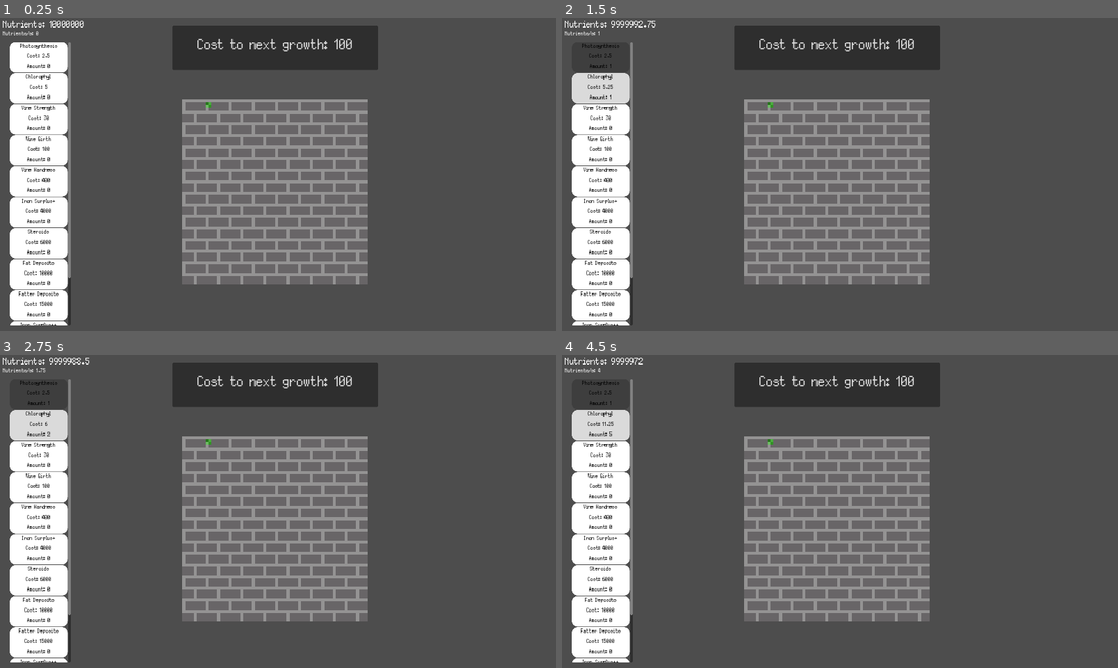
Above: before the commit, frames 1-4 (two rows, left to right).
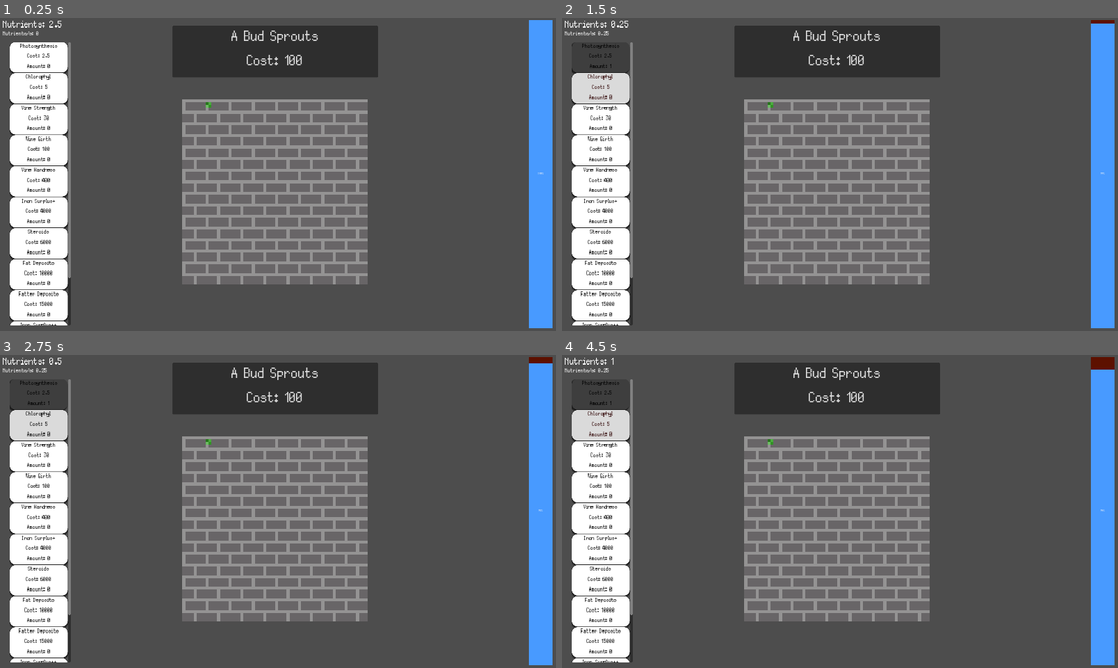
Above: after the commit, the same moments.

Repository: phoenix-of-dawn/dingo-gamejam-2025
Game: Godot game, scene res://Scenes/main.tscn
Two runs of this game, one before a commit and one after it. Both use one fixed random seed, a clock stepped at 60 frames per second and the inputs below. This scene is started directly instead of the project's main scene.
Inputs (mouse positions are in pixels of both pictures, inside the frame that each line leads up to):
- Up to frame 1 (0.25 s): no input
- Up to frame 2 (1.5 s): click "Photosynthesis Cost: 2.5 Amou…" at 0.5 s; click "Chlorophyl Cost: 5 Amount: 0" at 1.25 s
- Up to frame 3 (2.75 s): click (38, 423) at 2 s, where only the run before the commit has a clickable "Chlorophyl Cost: 5.25 Amount:…"
- Up to frame 4 (4.5 s): click (600, 423) at 2.75 s, where only the run before the commit has a clickable "Chlorophyl Cost: 6 Amount: 2"; click (600, 423) at 3.5 s, where only the run before the commit has a clickable "Chlorophyl Cost: 7.25 Amount:…"; click (600, 423) at 4.25 s, where only the run before the commit has a clickable "Chlorophyl Cost: 9 Amount: 4"

The runs differ from the first frame. In frame 1, 6.0% of the frame differs, in the area x 1-100%, y 0-100%; in frame 2, 6.1%; in frame 3, 6.0%; in frame 4, 6.1%.

Commit message:
ADDED WATER

Diff:
--- a/dingo-gamejam/Scenes/growth_checker.gd
+++ b/dingo-gamejam/Scenes/growth_checker.gd
@@ -14,8 +14,25 @@
 	500000,
 	750000,
 	1000000,
-	1500000,
+	1250000,
 	2000000,
+]
+var growth_names: Array = [
+	"A Bud Sprouts",
+	"Taking Over",
+	"Do You Know the Definition of Insanity?",
+	"Tear Down the Wall",
+	"World, Here I Come!",
+	20000,
+	50000,
+	100000,
+	150000,
+	250000,
+	500000,
+	750000,
+	"",
+	1250000,
+	"The Destroyer of World",
 ]
 var growth_cost = growth_costs[0]
 var current_growth = 1
@@ -24,7 +41,7 @@
 signal win
 
 func _ready() -> void:
-	text = "Cost to next growth: " + str(growth_costs[0])
+	text = str(growth_names[current_growth - 1]) + "\nCost: " + str(growth_cost)
 
 func _on_pressed() -> void:
 	var nutrients = get_parent().get_parent().get_node("Nutrients").nutrients
@@ -36,4 +53,4 @@
 		else:
 			grow.emit(current_growth, growth_cost)
 			growth_cost = growth_costs[current_growth - 1]
-			text = "Cost to next growth: " + str(growth_costs[current_growth - 1])
+			text = str(growth_names[current_growth - 1]) + "\nCost: " + str(growth_cost)
--- a/dingo-gamejam/Scenes/main.tscn
+++ b/dingo-gamejam/Scenes/main.tscn
@@ -1,8 +1,9 @@
-[gd_scene load_steps=4 format=3 uid="uid://c13g62klmxuy2"]
+[gd_scene load_steps=5 format=3 uid="uid://c13g62klmxuy2"]
 
 [ext_resource type="PackedScene" uid="uid://c0avorswms8w6" path="res://Scenes/nutrients.tscn" id="1_o0tfl"]
 [ext_resource type="Script" path="res://Scripts/main.gd" id="1_uyq8w"]
 [ext_resource type="PackedScene" uid="uid://8kgqpey0hj6u" path="res://Scenes/vine.tscn" id="3_8fngt"]
+[ext_resource type="PackedScene" uid="uid://cstc7rc3ie1ak" path="res://Scenes/water.tscn" id="4_b84fk"]
 
 [node name="Main" type="Node2D"]
 script = ExtResource("1_uyq8w")
@@ -10,9 +11,12 @@
 [node name="Nutrients" parent="." instance=ExtResource("1_o0tfl")]
 offset_right = 278.0
 offset_bottom = 648.0
-nutrients = null
+nutrients = 2.5
 
 [node name="Vine" parent="." instance=ExtResource("3_8fngt")]
 
+[node name="water" parent="." instance=ExtResource("4_b84fk")]
+
 [connection signal="grown" from="Vine" to="Nutrients" method="_on_vine_grown"]
+[connection signal="grown" from="Vine" to="water" method="_on_vine_grown"]
 [connection signal="won" from="Vine" to="." method="_on_vine_won"]
--- a/dingo-gamejam/Scenes/upgrade.tscn
+++ b/dingo-gamejam/Scenes/upgrade.tscn
@@ -11,6 +11,8 @@
 corner_radius_top_right = 20
 corner_radius_bottom_right = 20
 corner_radius_bottom_left = 20
+shadow_size = 5
+shadow_offset = Vector2(-3.41, 3.41)
 
 [sub_resource type="StyleBoxFlat" id="StyleBoxFlat_p1nbd"]
 bg_color = Color(0.856067, 0.856067, 0.856067, 1)
@@ -18,6 +20,8 @@
 corner_radius_top_right = 20
 corner_radius_bottom_right = 20
 corner_radius_bottom_left = 20
+shadow_size = 5
+shadow_offset = Vector2(0, 3.41)
 
 [sub_resource type="StyleBoxFlat" id="StyleBoxFlat_gnfsi"]
 bg_color = Color(0.835294, 0.835294, 0.835294, 1)
@@ -25,6 +29,8 @@
 corner_radius_top_right = 20
 corner_radius_bottom_right = 20
 corner_radius_bottom_left = 20
+shadow_size = 5
+shadow_offset = Vector2(0, 3.41)
 
 [sub_resource type="StyleBoxFlat" id="StyleBoxFlat_djhvf"]
 bg_color = Color(1, 1, 1, 1)
@@ -32,6 +38,8 @@
 corner_radius_top_right = 20
 corner_radius_bottom_right = 20
 corner_radius_bottom_left = 20
+shadow_size = 5
+shadow_offset = Vector2(0, 3.41)
 
 [sub_resource type="Animation" id="Animation_0yovj"]
 length = 0.8
--- /dev/null
+++ b/dingo-gamejam/Scenes/water.tscn
@@ -0,0 +1,35 @@
+[gd_scene load_steps=4 format=3 uid="uid://cstc7rc3ie1ak"]
+
+[ext_resource type="Script" path="res://Scripts/water.gd" id="1_girnd"]
+
+[sub_resource type="StyleBoxFlat" id="StyleBoxFlat_gyahv"]
+bg_color = Color(0.367046, 0.0682597, 2.40654e-08, 1)
+
+[sub_resource type="StyleBoxFlat" id="StyleBoxFlat_k4aew"]
+bg_color = Color(0.282032, 0.602643, 1, 1)
+
+[node name="Water" type="Control"]
+layout_mode = 3
+anchors_preset = 15
+anchor_right = 1.0
+anchor_bottom = 1.0
+grow_horizontal = 2
+grow_vertical = 2
+script = ExtResource("1_girnd")
+
+[node name="ProgressBar" type="ProgressBar" parent="."]
+layout_mode = 0
+offset_left = 1826.0
+offset_top = 8.0
+offset_right = 1908.0
+offset_bottom = 1071.0
+theme_override_styles/background = SubResource("StyleBoxFlat_gyahv")
+theme_override_styles/fill = SubResource("StyleBoxFlat_k4aew")
+value = 100.0
+rounded = true
+fill_mode = 3
+
+[node name="Timer" type="Timer" parent="."]
+autostart = true
+
+[connection signal="timeout" from="Timer" to="." method="_on_timer_timeout"]
--- a/dingo-gamejam/Scripts/nutrients.gd
+++ b/dingo-gamejam/Scripts/nutrients.gd
@@ -1,6 +1,6 @@
 extends Control
 
-@export var nutrients: float = 10000000
+@export var nutrients: float = 2.5
 var nutrients_per_second: float = 0.0
 
 @onready var nut_text = $NutrientCount
@@ -16,11 +16,11 @@
 	"Vine Girth": [100.0, true, 4.0 , 4],
 	"Vine Hardness": [400.0, true, 20.0 , 5],
 	"Iron Surplus+": [4000.0, false, 150.0, 0],
-	"Steroids": [6000.0, true, 80.0, 6],
-	"Fat Deposits": [10000.0, true, 100.0, 7],
-	"Fatter Deposits": [15000.0, true, 140.0, 8],
-	"Iron Surplus++": [30000.0, false, 400.0, 0],
-	"Expired Milk": [40000.0, true, 200.0, 11],
+	"Steroids": [6000.0, true, 100.0, 6],
+	"Fat Deposits": [10000.0, true, 200.0, 7],
+	"Fatter Deposits": [15000.0, true, 500.0, 8],
+	"Iron Surplus++": [30000.0, false, 2000.0, 0],
+	"Expired Milk": [40000.0, true, 1000.0, 11],
 
 }
 
--- /dev/null
+++ b/dingo-gamejam/Scripts/water.gd
@@ -0,0 +1,10 @@
+extends Control
+
+@onready var water_progress = $ProgressBar
+
+func _on_timer_timeout() -> void:
+	water_progress.value -= 1
+
+
+func _on_vine_grown(cost: float) -> void:
+	water_progress.value = 100
Not shown: 1 places in dingo-gamejam/Scenes/vine.tscn that only renumber resources
